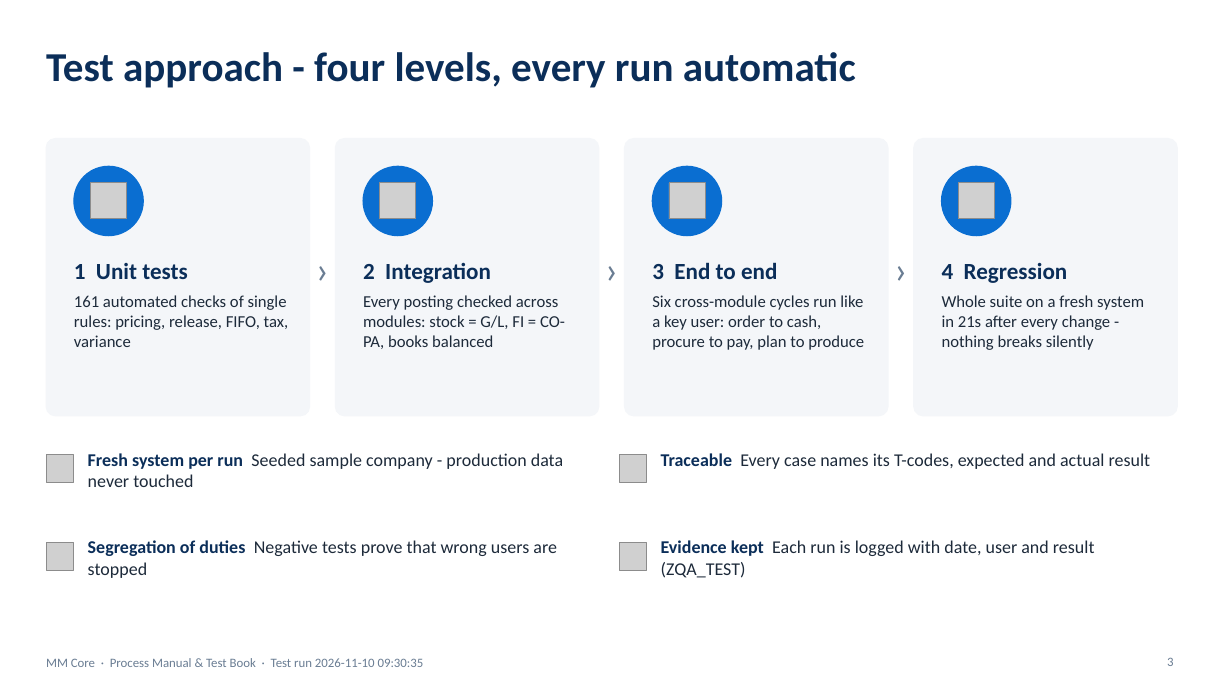
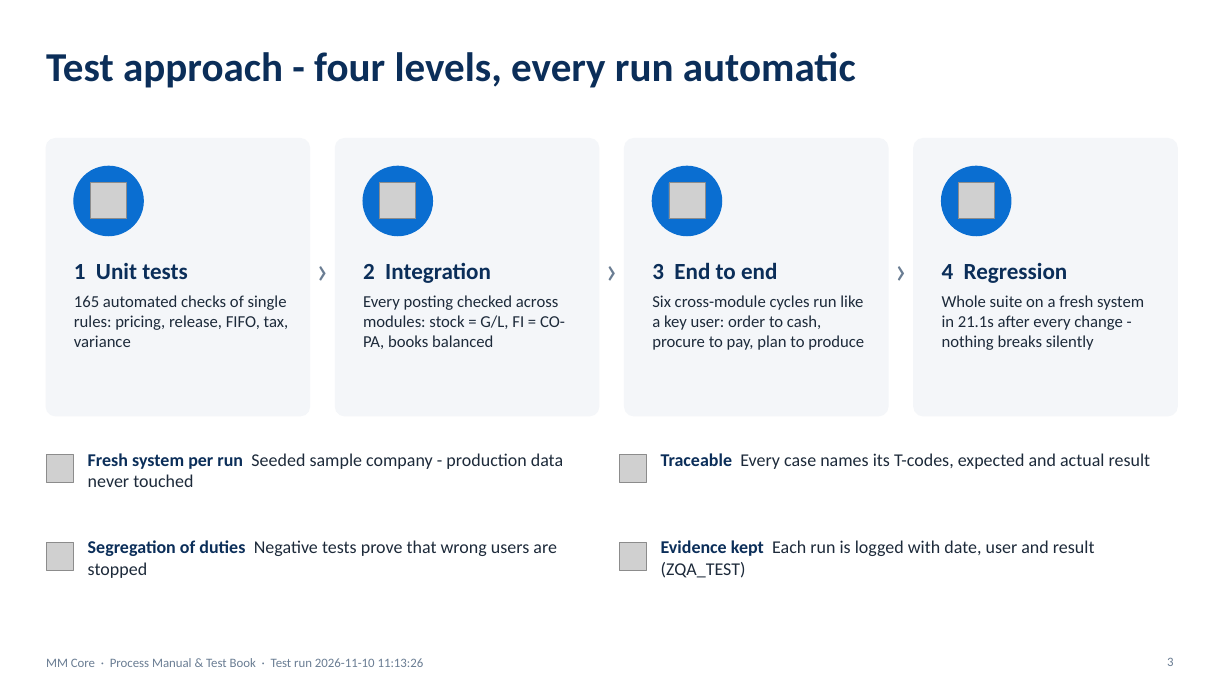
Before and after one commit to coolman1984/AI, a slide deck: slide 3 of web/static/manuals/MM_Core_Process_Test_Book.pptx. Drawn at 1232x693 pixels with LibreOffice and Linux fonts; fonts in the diff are those of the drawing; grey boxes stand for pictures. Boxes give left, top, right and bottom in pixels: in the first picture for what was removed or moved away, otherwise in the second. Text is boxed around its words. In the diff, an @@ line names an element or a change of style, - is before the commit and + after.

```diff
--- a/web/static/manuals/MM_Core_Process_Test_Book.pptx
+++ b/web/static/manuals/MM_Core_Process_Test_Book.pptx
@@ text at [74, 295, 289, 347]: text changed @@
-161 automated checks of single rules: pricing, release, FIFO, tax, variance
+165 automated checks of single rules: pricing, release, FIFO, tax, variance
@@ text at [942, 295, 1144, 350]: text changed @@
-Whole suite on a fresh system in 21s after every change - nothing breaks silently
+Whole suite on a fresh system in 21.1s after every change - nothing breaks silently
@@ text at [46, 658, 424, 667]: text changed @@
-MM Core · Process Manual & Test Book · Test run 2026-11-10 09:30:35
+MM Core · Process Manual & Test Book · Test run 2026-11-10 11:13:26
```
Also in this commit, not shown: 37 other slides changed, 26 other files.
